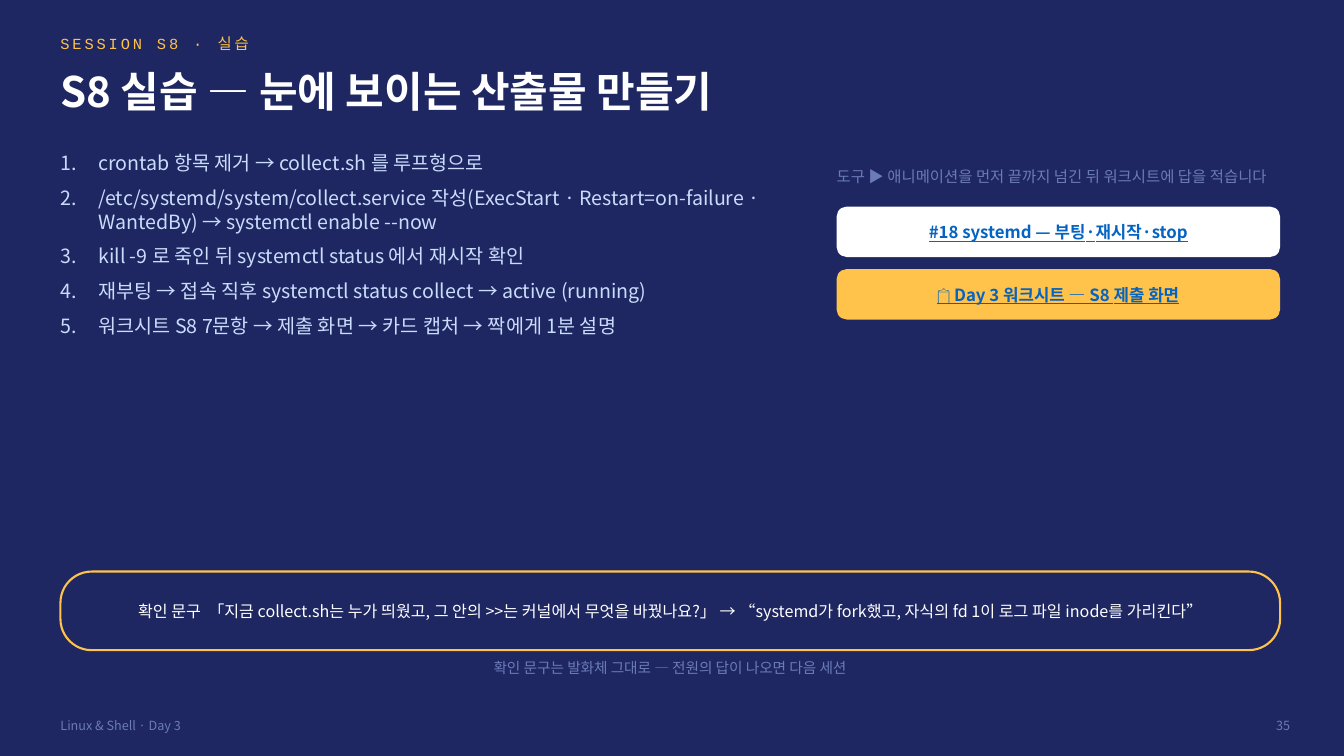
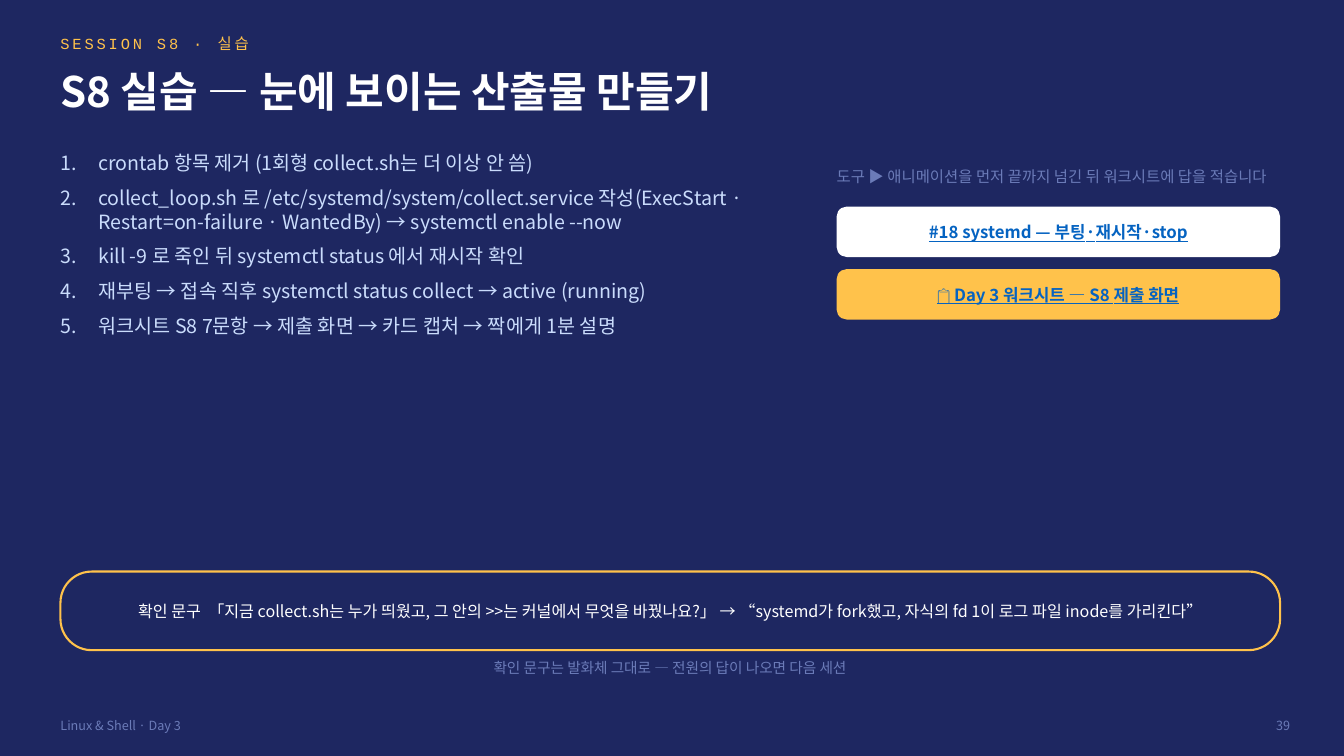
Before and after one commit to imguru-mooc/AI_CAMPUS, a slide deck: slide 39 of os-day3/운영체제_Day3.pptx (slide 35 before the commit). Drawn at 1344x756 pixels with LibreOffice and Linux fonts; fonts in the diff are those of the drawing. Boxes give left, top, right and bottom in pixels: in the first picture for what was removed or moved away, otherwise in the second. Text is boxed around its words. In the diff, an @@ line names an element or a change of style, - is before the commit and + after.

```diff
--- a/os-day3/운영체제_Day3.pptx
+++ b/os-day3/운영체제_Day3.pptx
@@ text at (98,153,727,234): text changed @@
-1. crontab 항목 제거 → collect.sh 를 루프형으로
-2. /etc/systemd/system/collect.service 작성(ExecStart · Restart=on-failure · WantedBy) → systemctl enable --now
+1. crontab 항목 제거 (1회형 collect.sh는 더 이상 안 씀)
+2. collect_loop.sh 로 /etc/systemd/system/collect.service 작성(ExecStart · Restart=on-failure · WantedBy) → systemctl enable --now
```
Also in this commit, not shown: 19 other slides changed, 5 slides added, 1 other file.
